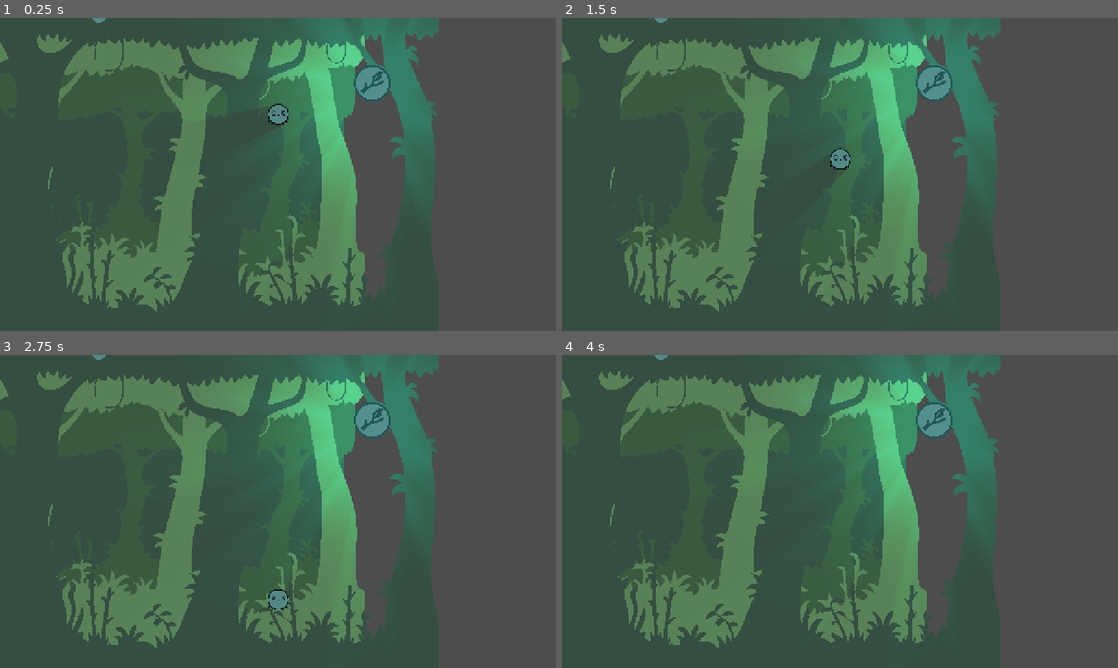
Above: before the commit, frames 1-4 (two rows, left to right).
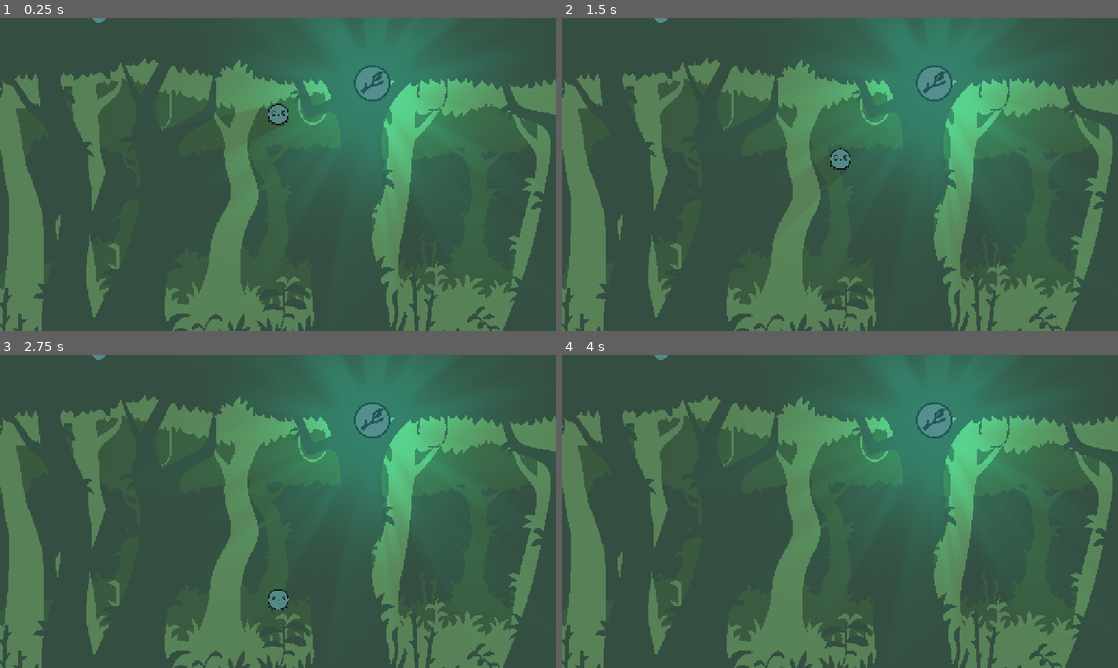
Above: after the commit, the same moments.

Repository: piperinnshall/pp-jam-25
Game: Godot game, scene res://src/Main.tscn
Same seed, same stepped clock (60 frames per second), same inputs: the game is played once before the commit and once after it.
Inputs (mouse positions are in pixels of both pictures, inside the frame that each line leads up to):
- Up to frame 1 (0.25 s): no input
- Up to frame 2 (1.5 s): tap Enter (ui_accept) at 0.5 s; move the mouse to (962, 158) at 0.52 s; press the mouse at (962, 158) at 0.53 s; hold D (right) from 0.53 s (still down); tap Space (jump) at 0.77 s; move the mouse to (728, 190) at 1.27 s; release the mouse at (728, 190) at 1.28 s; click (728, 190) at 1.35 s
- Up to frame 3 (2.75 s): tap Space (jump) at 1.52 s; move the mouse to (333, 442) at 2.02 s; release D (right) at 2.03 s; press the mouse at (333, 442) at 2.03 s; hold A (left) from 2.03 s (still down)
- Up to frame 4 (4 s): move the mouse to (812, 574) at 2.77 s; release A (left) at 2.78 s; release the mouse at (812, 574) at 2.78 s; hold D (right) from 2.78 s (still down); click (812, 574) at 2.85 s; tap Space (jump) at 3.02, 3.77 s; move the mouse to (1006, 558) at 3.52 s; press the mouse at (1006, 558) at 3.53 s

The runs differ from the first frame. In frame 1, 55% of the frame differs, in the area x 0-100%, y 0-100%; in frame 2, 55%; in frame 3, 55%; in frame 4, 55%.

Commit message:
feat: Add working parallax

Diff:
--- a/src/Main.tscn
+++ b/src/Main.tscn
@@ -1,11 +1,11 @@
 [gd_scene load_steps=3 format=3 uid="uid://btmogh3frh2xg"]
 
 [ext_resource type="PackedScene" uid="uid://8nnhaiuf5taq" path="res://src/scenes/level/World.tscn" id="1_4gxt3"]
-[ext_resource type="PackedScene" uid="uid://jx4thi173rgl" path="res://src/scenes/level/Background.tscn" id="2_chrbn"]
+[ext_resource type="PackedScene" uid="uid://c1er8q7bnt4q8" path="res://src/scenes/level/ParallaxBackground.tscn" id="2_hk4rc"]
 
 [node name="Main" type="Node2D"]
 
+[node name="ParallaxBackground" parent="." instance=ExtResource("2_hk4rc")]
+
 [node name="World" parent="." instance=ExtResource("1_4gxt3")]
 scale = Vector2(1.1105, 1.10646)
-
-[node name="Background" parent="." instance=ExtResource("2_chrbn")]
--- /dev/null
+++ b/src/scenes/level/ParallaxBackground.tscn
@@ -0,0 +1,41 @@
+[gd_scene load_steps=5 format=3 uid="uid://c1er8q7bnt4q8"]
+
+[ext_resource type="Texture2D" uid="uid://djqtjqtlpjxxg" path="res://assets/sprites/back1.png" id="1_i5ccf"]
+[ext_resource type="Texture2D" uid="uid://dx572exdhawom" path="res://assets/sprites/back2.png" id="2_a0hyk"]
+[ext_resource type="Texture2D" uid="uid://bqxavrgsqo2c4" path="res://assets/sprites/back3.png" id="3_jehc6"]
+[ext_resource type="Texture2D" uid="uid://dij3sxrj0dnfo" path="res://assets/sprites/back4.png" id="4_dv1qr"]
+
+[node name="ParallaxBackground" type="Node2D"]
+position = Vector2(0, -100)
+
+[node name="Parallax2D4" type="Parallax2D" parent="."]
+scroll_scale = Vector2(0.1, 0.1)
+repeat_size = Vector2(1536, 0)
+
+[node name="Sprite2D" type="Sprite2D" parent="Parallax2D4"]
+texture = ExtResource("4_dv1qr")
+centered = false
+
+[node name="Parallax2D3" type="Parallax2D" parent="."]
+scroll_scale = Vector2(0.3, 0.3)
+repeat_size = Vector2(1536, 0)
+
+[node name="Sprite2D" type="Sprite2D" parent="Parallax2D3"]
+texture = ExtResource("3_jehc6")
+centered = false
+
+[node name="Parallax2D2" type="Parallax2D" parent="."]
+scroll_scale = Vector2(0.5, 0.5)
+repeat_size = Vector2(1536, 0)
+
+[node name="Sprite2D" type="Sprite2D" parent="Parallax2D2"]
+texture = ExtResource("2_a0hyk")
+centered = false
+
+[node name="Parallax2D1" type="Parallax2D" parent="."]
+scroll_scale = Vector2(0.9, 0.9)
+repeat_size = Vector2(1536, 0)
+
+[node name="Sprite2D" type="Sprite2D" parent="Parallax2D1"]
+texture = ExtResource("1_i5ccf")
+centered = false
--- a/src/scenes/player/Player.tscn
+++ b/src/scenes/player/Player.tscn
@@ -18,7 +18,6 @@
 texture = ExtResource("2_hqtel")
 
 [node name="LightOccluder2D" type="LightOccluder2D" parent="Sprite2D"]
-scale = Vector2(1, 1)
 occluder = SubResource("OccluderPolygon2D_sdprq")
 
 [node name="CollisionShape2D" type="CollisionShape2D" parent="."]
--- /dev/null
+++ b/src/scenes/utils/Spike.tscn
@@ -0,0 +1,17 @@
+[gd_scene load_steps=3 format=3 uid="uid://cqyyr4jol3q2g"]
+
+[ext_resource type="Texture2D" uid="uid://cjc5h6lbwwk7t" path="res://assets/sprites/spikes.png" id="1_e6jbk"]
+
+[sub_resource type="RectangleShape2D" id="RectangleShape2D_5aytp"]
+size = Vector2(35, 30)
+
+[node name="Spike" type="StaticBody2D"]
+
+[node name="CollisionShape2D" type="CollisionShape2D" parent="."]
+position = Vector2(-5, 0)
+shape = SubResource("RectangleShape2D_5aytp")
+
+[node name="Sprite2D" type="Sprite2D" parent="."]
+rotation = 1.5708
+scale = Vector2(0.1, 0.1)
+texture = ExtResource("1_e6jbk")
--- /dev/null
+++ b/src/scenes/utils/SpikeWall.tscn
@@ -0,0 +1,92 @@
+[gd_scene load_steps=2 format=3 uid="uid://c72hpi3wwxw0m"]
+
+[ext_resource type="PackedScene" uid="uid://cqyyr4jol3q2g" path="res://src/scenes/utils/Spike.tscn" id="1_wwjnu"]
+
+[node name="SpikeWall" type="Node2D"]
+
+[node name="Spike1" parent="." instance=ExtResource("1_wwjnu")]
+position = Vector2(23, 14)
+
+[node name="Spike2" parent="." instance=ExtResource("1_wwjnu")]
+position = Vector2(23, 41)
+
+[node name="Spike3" parent="." instance=ExtResource("1_wwjnu")]
+position = Vector2(23, 68)
+
+[node name="Spike4" parent="." instance=ExtResource("1_wwjnu")]
+position = Vector2(23, 95)
+
+[node name="Spike5" parent="." instance=ExtResource("1_wwjnu")]
+position = Vector2(23, 122)
+
+[node name="Spike6" parent="." instance=ExtResource("1_wwjnu")]
+position = Vector2(23, 149)
+
+[node name="Spike7" parent="." instance=ExtResource("1_wwjnu")]
+position = Vector2(23, 176)
+
+[node name="Spike8" parent="." instance=ExtResource("1_wwjnu")]
+position = Vector2(23, 176)
+
+[node name="Spike9" parent="." instance=ExtResource("1_wwjnu")]
+position = Vector2(23, 203)
+
+[node name="Spike10" parent="." instance=ExtResource("1_wwjnu")]
+position = Vector2(23, 230)
+
+[node name="Spike11" parent="." instance=ExtResource("1_wwjnu")]
+position = Vector2(23, 257)
+
+[node name="Spike12" parent="." instance=ExtResource("1_wwjnu")]
+position = Vector2(23, 284)
+
+[node name="Spike13" parent="." instance=ExtResource("1_wwjnu")]
+position = Vector2(23, 311)
+
+[node name="Spike14" parent="." instance=ExtResource("1_wwjnu")]
+position = Vector2(23, 338)
+
+[node name="Spike15" parent="." instance=ExtResource("1_wwjnu")]
+position = Vector2(23, 365)
+
+[node name="Spike16" parent="." instance=ExtResource("1_wwjnu")]
+position = Vector2(23, 392)
+
+[node name="Spike17" parent="." instance=ExtResource("1_wwjnu")]
+position = Vector2(23, 419)
+
+[node name="Spike18" parent="." instance=ExtResource("1_wwjnu")]
+position = Vector2(23, 446)
+
+[node name="Spike19" parent="." instance=ExtResource("1_wwjnu")]
+position = Vector2(23, 473)
+
+[node name="Spike20" parent="." instance=ExtResource("1_wwjnu")]
+position = Vector2(23, 500)
+
+[node name="Spike21" parent="." instance=ExtResource("1_wwjnu")]
+position = Vector2(23, 527)
+
+[node name="Spike22" parent="." instance=ExtResource("1_wwjnu")]
+position = Vector2(23, 527)
+
+[node name="Spike23" parent="." instance=ExtResource("1_wwjnu")]
+position = Vector2(23, 554)
+
+[node name="Spike24" parent="." instance=ExtResource("1_wwjnu")]
+position = Vector2(23, 581)
+
+[node name="Spike25" parent="." instance=ExtResource("1_wwjnu")]
+position = Vector2(23, 608)
+
+[node name="Spike26" parent="." instance=ExtResource("1_wwjnu")]
+position = Vector2(23, 635)
+
+[node name="Spike27" parent="." instance=ExtResource("1_wwjnu")]
+position = Vector2(23, 662)
+
+[node name="Spike28" parent="." instance=ExtResource("1_wwjnu")]
+position = Vector2(23, 689)
+
+[node name="Spike29" parent="." instance=ExtResource("1_wwjnu")]
+position = Vector2(23, 716)
--- a/src/scripts/player/player.gd
+++ b/src/scripts/player/player.gd
@@ -13,6 +13,7 @@
 func _ready():
 	label.text = "0 . 0"
 	label.modulate = Color.BLACK
+
 func _process(delta: float) -> void:
 	print(rad_to_deg(get_angle_to(get_global_mouse_position())))
 	camera(delta)
--- a/src/scripts/utils/Spawner.gd
+++ b/src/scripts/utils/Spawner.gd
@@ -1,5 +1,6 @@
 extends Node
 
+@onready var spike_wall_scene: PackedScene = preload("res://src/scenes/utils/SpikeWall.tscn")
 @onready var hook_point_scene: PackedScene = preload("res://src/scenes/utils/HookPoint.tscn")
 
 func _ready():
